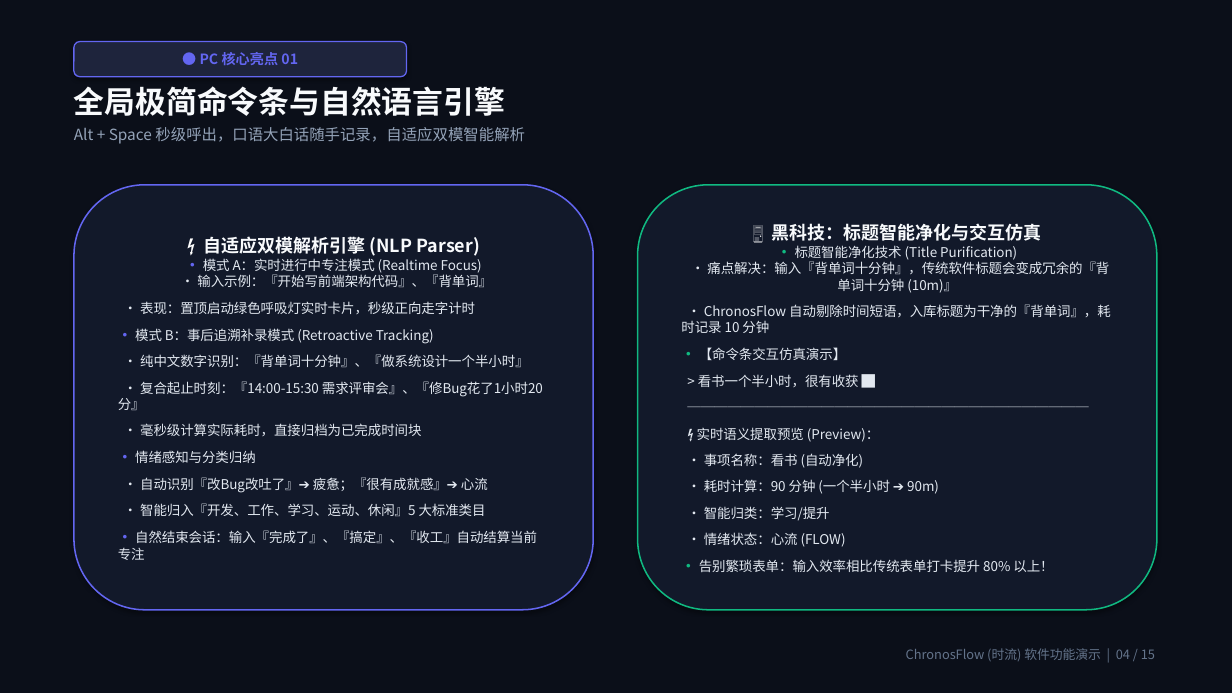
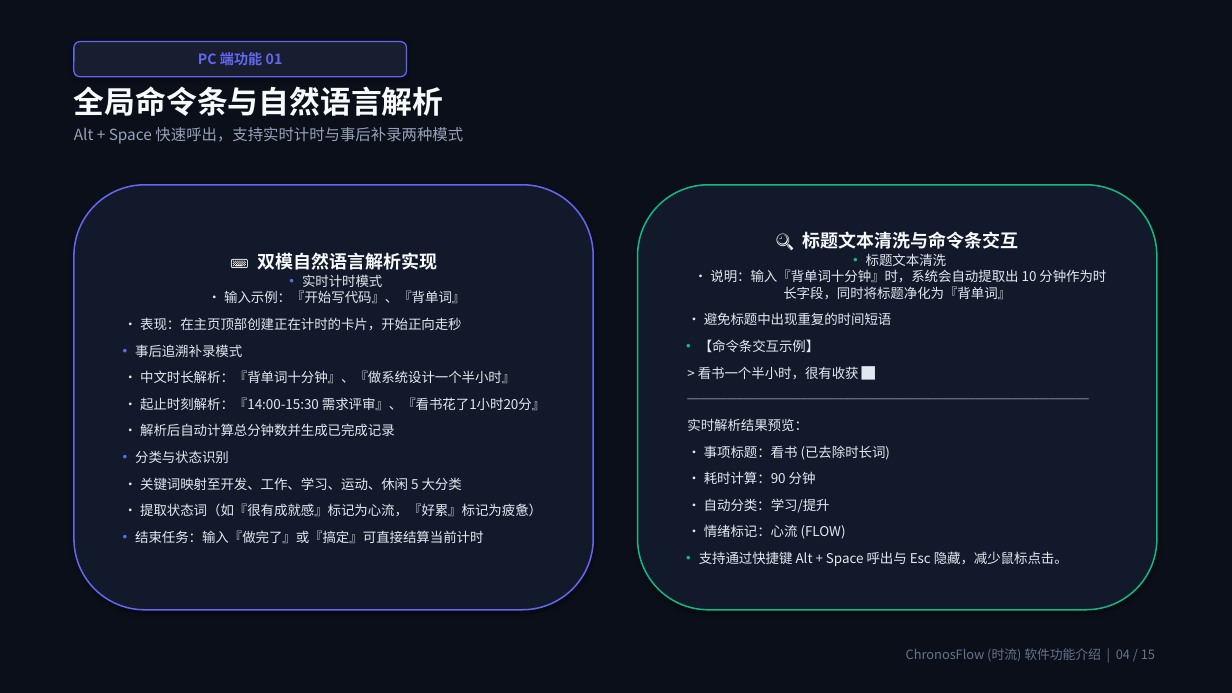
Before and after one commit to Citrus0914/ChronosFlow, a slide deck: slide 4 of 演示文稿/ChronosFlow软件功能全景介绍.pptx. Drawn at 1232x693 pixels with LibreOffice and Linux fonts; fonts in the diff are those of the drawing. Boxes give left, top, right and bottom in pixels: in the first picture for what was removed or moved away, otherwise in the second. Text is boxed around its words. In the diff, an @@ line names an element or a change of style, - is before the commit and + after.

Commit message:
style: 去除演示文稿中的夸张用语，调整为客观平实的工程技术表述

```diff
--- a/演示文稿/ChronosFlow软件功能全景介绍.pptx
+++ b/演示文稿/ChronosFlow软件功能全景介绍.pptx
@@ rounded rectangle "PC 端功能 01" at (74, 42, 407, 77): fill #1E243C to #181E30 @@
@@ text in rounded rectangle at (198, 52, 283, 65): text changed @@
-● PC 核心亮点 01
+PC 端功能 01
@@ text at (74, 86, 463, 144): text changed @@
-全局极简命令条与自然语言引擎
-Alt + Space 秒级呼出，口语大白话随手记录，自适应双模智能解析
+全局命令条与自然语言解析
+Alt + Space 快速呼出，支持实时计时与事后补录两种模式
@@ text in rounded rectangle at (687, 231, 1106, 566): text changed @@
-🖥️ 黑科技：标题智能净化与交互仿真
-• 标题智能净化技术 (Title Purification)
-• 痛点解决：输入『背单词十分钟』，传统软件标题会变成冗余的『背单词十分钟 (10m)』
-• ChronosFlow 自动剔除时间短语，入库标题为干净的『背单词』，耗时记录 10 分钟
-• 【命令条交互仿真演示】
-> 看书一个半小时，很有收获 █
-──────────────────────────────
-⚡ 实时语义提取预览 (Preview)：
-• 事项名称：看书 (自动净化)
-• 耗时计算：90 分钟 (一个半小时 ➔ 90m)
-• 智能归类：学习/提升
-• 情绪状态：心流 (FLOW)
-• 告别繁琐表单：输入效率相比传统表单打卡提升 80% 以上！
+🔍 标题文本清洗与命令条交互
+• 标题文本清洗
+• 说明：输入『背单词十分钟』时，系统会自动提取出 10 分钟作为时长字段，同时将标题净化为『背单词』
+• 避免标题中出现重复的时间短语
+• 【命令条交互示例】
+> 看书一个半小时，很有收获 █
+──────────────────────────────
+实时解析结果预览：
+• 事项标题：看书 (已去除时长词)
+• 耗时计算：90 分钟
+• 自动分类：学习/提升
+• 情绪标记：心流 (FLOW)
+• 支持通过快捷键 Alt + Space 呼出与 Esc 隐藏，减少鼠标点击。
@@ text in rounded rectangle at (135, 252, 545, 543): text changed @@
-⚡ 自适应双模解析引擎 (NLP Parser)
-• 模式 A：实时进行中专注模式 (Realtime Focus)
-• 输入示例：『开始写前端架构代码』、『背单词』
-• 表现：置顶启动绿色呼吸灯实时卡片，秒级正向走字计时
-• 模式 B：事后追溯补录模式 (Retroactive Tracking)
-• 纯中文数字识别：『背单词十分钟』、『做系统设计一个半小时』
-• 复合起止时刻：『14:00-15:30 需求评审会』、『修Bug花了1小时20分』
-• 毫秒级计算实际耗时，直接归档为已完成时间块
-• 情绪感知与分类归纳
-• 自动识别『改Bug改吐了』➔ 疲惫；『很有成就感』➔ 心流
-• 智能归入『开发、工作、学习、运动、休闲』5 大标准类目
-• 自然结束会话：输入『完成了』、『搞定』、『收工』自动结算当前专注
+⌨️ 双模自然语言解析实现
+• 实时计时模式
+• 输入示例：『开始写代码』、『背单词』
+• 表现：在主页顶部创建正在计时的卡片，开始正向走秒
+• 事后追溯补录模式
+• 中文时长解析：『背单词十分钟』、『做系统设计一个半小时』
+• 起止时刻解析：『14:00-15:30 需求评审』、『看书花了1小时20分』
+• 解析后自动计算总分钟数并生成已完成记录
+• 分类与状态识别
+• 关键词映射至开发、工作、学习、运动、休闲 5 大分类
+• 提取状态词（如『很有成就感』标记为心流，『好累』标记为疲惫）
+• 结束任务：输入『做完了』或『搞定』可直接结算当前计时
@@ text at (906, 648, 1155, 661): text changed @@
-ChronosFlow (时流) 软件功能演示 | 04 / 15
+ChronosFlow (时流) 软件功能介绍 | 04 / 15
```
Also in this commit, not shown: 14 other slides changed, 4 other files.
